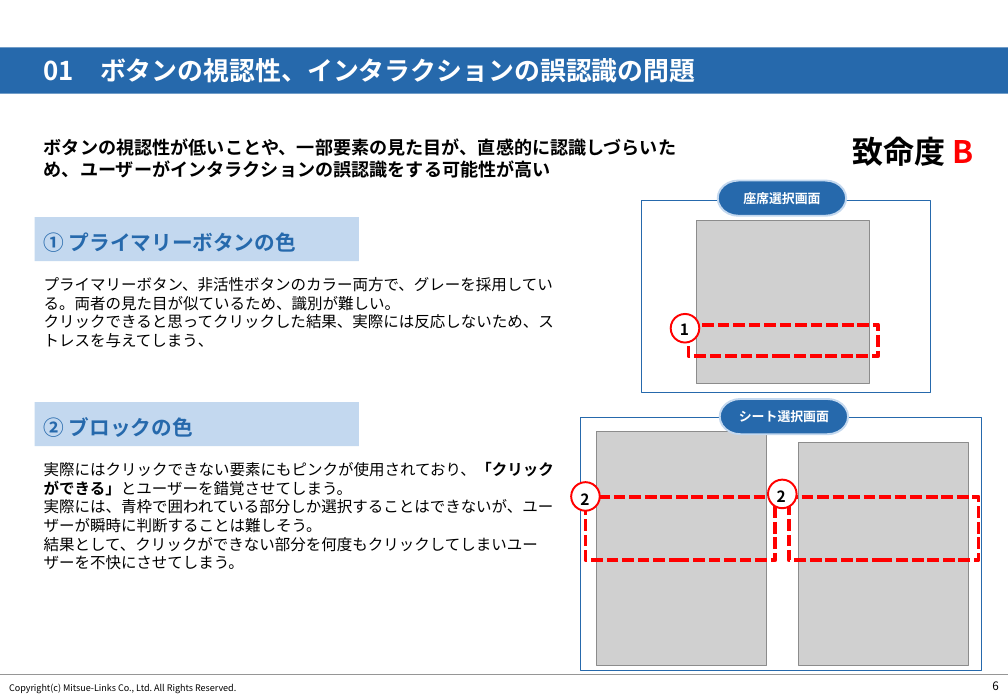
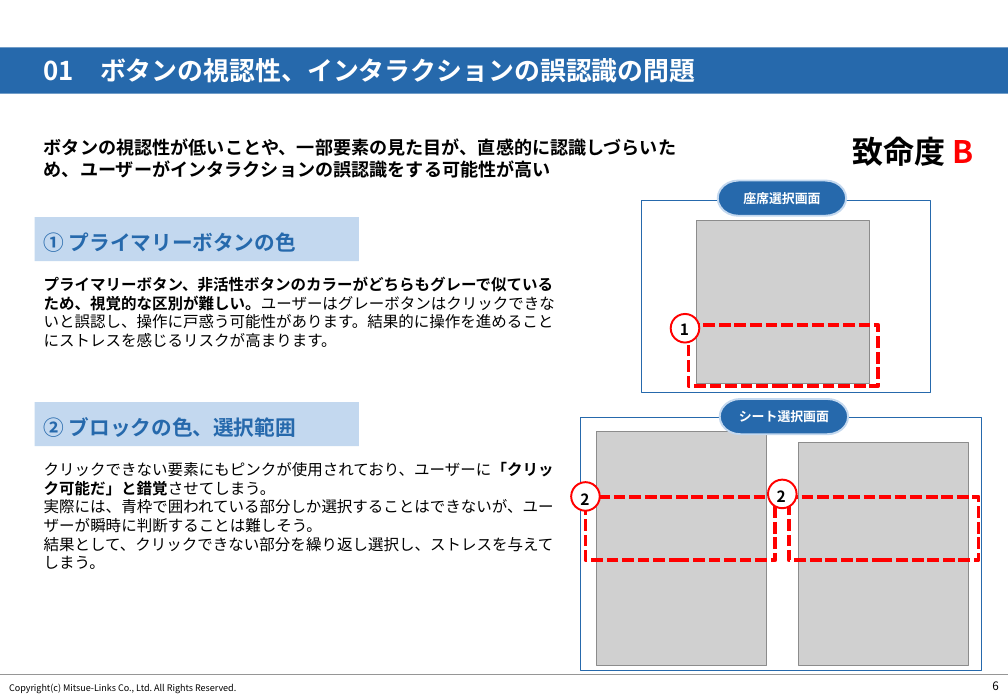
Before and after one commit to sakitama14/TheOdinProject, a slide deck: slide 7 of 調査報告書.pptx. Drawn at 1008x698 pixels with LibreOffice and Linux fonts; fonts in the diff are those of the drawing; grey boxes stand for pictures; background and template pictures are left out. Boxes give left, top, right and bottom in pixels: in the first picture for what was removed or moved away, otherwise in the second. Text is boxed around its words. In the diff, an @@ line names an element or a change of style, - is before the commit and + after.

```diff
--- a/調査報告書.pptx
+++ b/調査報告書.pptx
@@ text at <box>44,276,555,348</box>: text changed @@
-プライマリーボタン、非活性ボタンのカラー両方で、グレーを採用している。両者の見た目が似ているため、識別が難しい。
-クリックできると思ってクリックした結果、実際には反応しないため、ストレスを与えてしまう、
+プライマリーボタン、非活性ボタンのカラーがどちらもグレーで似ているため、視覚的な区別が難しい。ユーザーはグレーボタンはクリックできないと誤認し、操作に戸惑う可能性があります。結果的に操作を進めることにストレスを感じるリスクが高まります。
@@ rectangle: place and size @@
-rectangle at <box>689,325,879,356</box>
+rectangle at <box>689,325,879,386</box>
@@ text at <box>44,417,296,437</box>: text changed @@
-② ブロックの色
+② ブロックの色、選択範囲
@@ text at <box>44,461,554,569</box>: text changed @@
-実際にはクリックできない要素にもピンクが使用されており、「クリックができる」とユーザーを錯覚させてしまう。
-実際には、青枠で囲われている部分しか選択することはできないが、ユーザーが瞬時に判断することは難しそう。
-結果として、クリックができない部分を何度もクリックしてしまいユーザーを不快にさせてしまう。
+クリックできない要素にもピンクが使用されており、ユーザーに「クリック可能だ」と錯覚させてしまう。
+実際には、青枠で囲われている部分しか選択することはできないが、ユーザーが瞬時に判断することは難しそう。
+結果として、クリックできない部分を繰り返し選択し、ストレスを与えてしまう。
```
Also in this commit, not shown: 2 other slides changed, 4 slides added, 3 slides removed.
